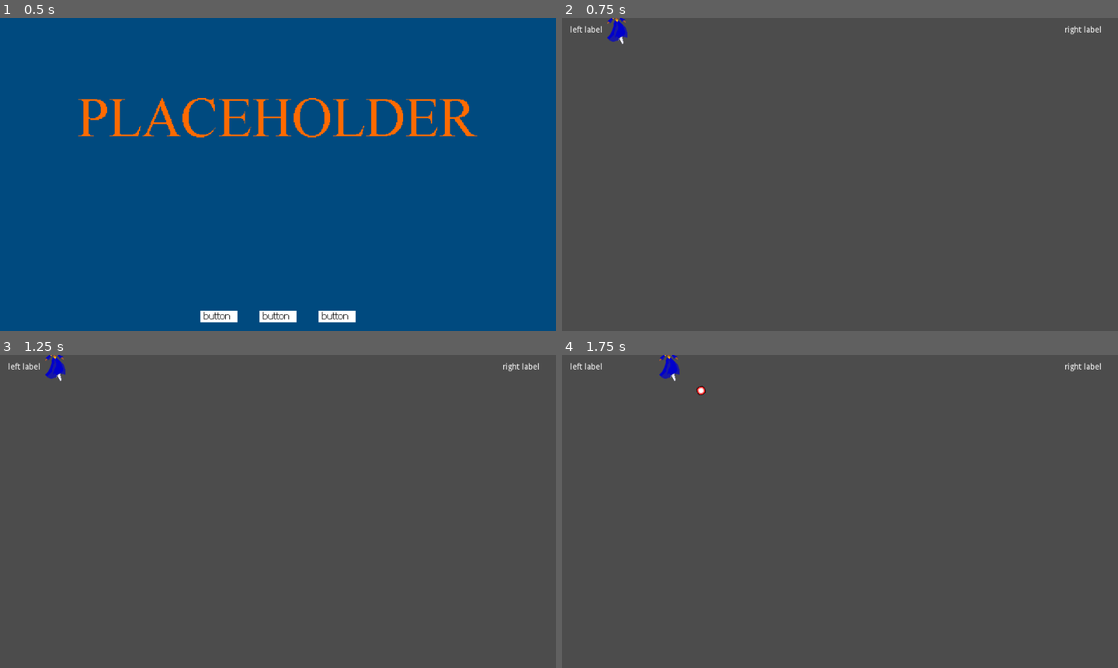
Above: before the commit, frames 1-4 (two rows, left to right).
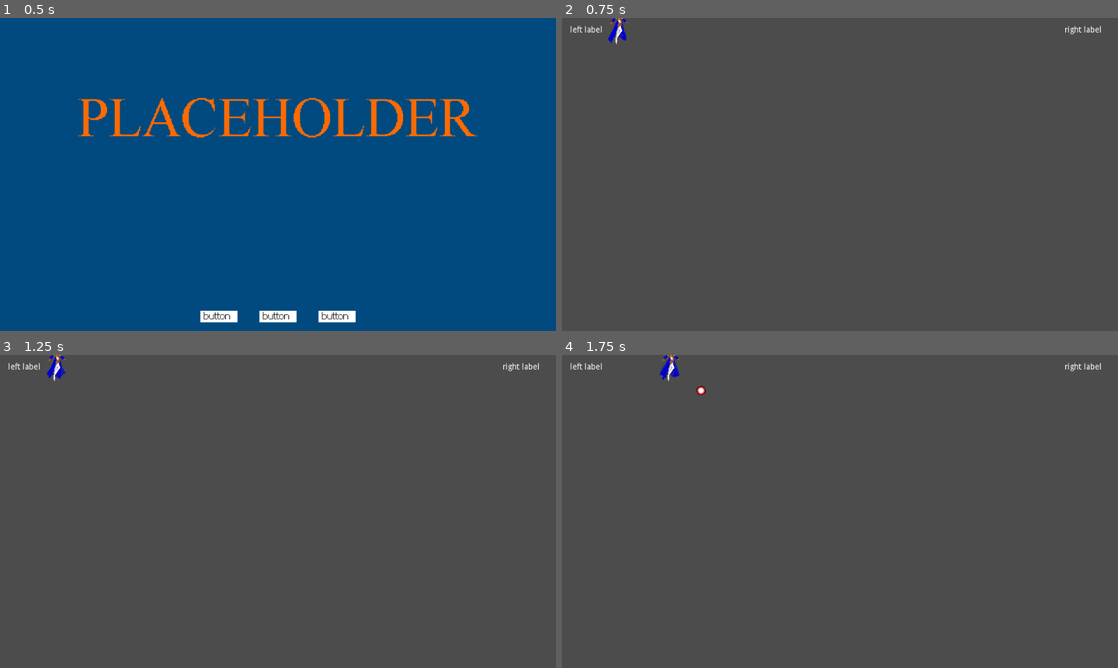
Above: after the commit, the same moments.

Repository: alpacanumerals/LD51
Game: Godot game, scene res://Title.tscn
Same seed, same stepped clock (60 frames per second), same inputs: the game is played once before the commit and once after it.
Inputs (mouse positions are in pixels of both pictures, inside the frame that each line leads up to):
- Up to frame 1 (0.5 s): no input
- Up to frame 2 (0.75 s): click (778, 315) at 0.5 s
- Up to frame 3 (1.25 s): no input
- Up to frame 4 (1.75 s): tap Enter at 1.25 s; move the mouse to (962, 495) at 1.27 s; hold Right (ui_right) from 1.28 s (still down); click (962, 495) at 1.42 s

Frame 1 is identical in both runs. In frame 2, 0.2% of the frame differs, in the area x 8-12%, y 0-9%; in frame 3, 0.2%; in frame 4, 0.2%.

Commit message:
witch face mouse

Diff:
--- a/bullet/bullet.gd
+++ b/bullet/bullet.gd
@@ -5,6 +5,6 @@
 
 # Called when the node enters the scene tree for the first time.
 func _physics_process(delta):
-    velocity = Vector2(speed, 0).rotated(rotation)
+    velocity = Vector2(-speed*delta, 0).rotated(rotation)
 
-    velocity = move_and_slide(velocity)
+    velocity = move_and_collide(velocity)
--- a/player/Player.tscn
+++ b/player/Player.tscn
@@ -12,13 +12,64 @@
 [ext_resource path="res://sprites/witch_bl/witch_bl_10.png" type="Texture" id=10]
 [ext_resource path="res://sprites/witch_bl/witch_bl_02.png" type="Texture" id=11]
 [ext_resource path="res://sprites/witch_bl/witch_bl_01.png" type="Texture" id=12]
+[ext_resource path="res://sprites/witch_br/witch_br_03.png" type="Texture" id=13]
 [ext_resource path="res://player/playerbody.gd" type="Script" id=14]
+[ext_resource path="res://sprites/witch_fr/witch_fr_03.png" type="Texture" id=15]
+[ext_resource path="res://sprites/witch_fr/witch_fr_09.png" type="Texture" id=16]
+[ext_resource path="res://sprites/witch_fl/witch_fl_01.png" type="Texture" id=17]
+[ext_resource path="res://sprites/witch_br/witch_br_09.png" type="Texture" id=18]
+[ext_resource path="res://sprites/witch_fl/witch_fl_04.png" type="Texture" id=19]
+[ext_resource path="res://sprites/witch_fl/witch_fl_10.png" type="Texture" id=20]
+[ext_resource path="res://sprites/witch_fr/witch_fr_04.png" type="Texture" id=21]
+[ext_resource path="res://sprites/witch_fl/witch_fl_09.png" type="Texture" id=22]
+[ext_resource path="res://sprites/witch_fr/witch_fr_10.png" type="Texture" id=23]
+[ext_resource path="res://sprites/witch_fr/witch_fr_11.png" type="Texture" id=24]
+[ext_resource path="res://sprites/witch_br/witch_br_12.png" type="Texture" id=25]
+[ext_resource path="res://sprites/witch_br/witch_br_01.png" type="Texture" id=26]
+[ext_resource path="res://sprites/witch_br/witch_br_02.png" type="Texture" id=27]
+[ext_resource path="res://sprites/witch_br/witch_br_10.png" type="Texture" id=28]
+[ext_resource path="res://sprites/witch_br/witch_br_11.png" type="Texture" id=29]
+[ext_resource path="res://sprites/witch_br/witch_br_08.png" type="Texture" id=30]
+[ext_resource path="res://sprites/witch_fl/witch_fl_02.png" type="Texture" id=31]
+[ext_resource path="res://sprites/witch_fl/witch_fl_06.png" type="Texture" id=32]
+[ext_resource path="res://sprites/witch_fl/witch_fl_08.png" type="Texture" id=33]
+[ext_resource path="res://sprites/witch_fl/witch_fl_11.png" type="Texture" id=34]
+[ext_resource path="res://sprites/witch_fr/witch_fr_01.png" type="Texture" id=35]
+[ext_resource path="res://sprites/witch_fr/witch_fr_05.png" type="Texture" id=36]
+[ext_resource path="res://sprites/witch_br/witch_br_05.png" type="Texture" id=37]
+[ext_resource path="res://sprites/witch_br/witch_br_06.png" type="Texture" id=38]
+[ext_resource path="res://sprites/witch_br/witch_br_04.png" type="Texture" id=39]
+[ext_resource path="res://sprites/witch_fl/witch_fl_05.png" type="Texture" id=40]
+[ext_resource path="res://sprites/witch_br/witch_br_07.png" type="Texture" id=41]
+[ext_resource path="res://sprites/witch_fl/witch_fl_07.png" type="Texture" id=42]
+[ext_resource path="res://sprites/witch_fr/witch_fr_07.png" type="Texture" id=43]
+[ext_resource path="res://sprites/witch_fr/witch_fr_02.png" type="Texture" id=44]
+[ext_resource path="res://sprites/witch_fl/witch_fl_12.png" type="Texture" id=45]
+[ext_resource path="res://sprites/witch_fr/witch_fr_06.png" type="Texture" id=46]
+[ext_resource path="res://sprites/witch_fr/witch_fr_08.png" type="Texture" id=47]
+[ext_resource path="res://sprites/witch_fl/witch_fl_03.png" type="Texture" id=48]
+[ext_resource path="res://sprites/witch_fr/witch_fr_12.png" type="Texture" id=49]
 
 [sub_resource type="SpriteFrames" id=1]
 animations = [ {
 "frames": [ ExtResource( 12 ), ExtResource( 11 ), ExtResource( 1 ), ExtResource( 2 ), ExtResource( 3 ), ExtResource( 5 ), ExtResource( 8 ), ExtResource( 4 ), ExtResource( 7 ), ExtResource( 10 ), ExtResource( 9 ), ExtResource( 6 ) ],
 "loop": true,
 "name": "back_left",
+"speed": 5.0
+}, {
+"frames": [ ExtResource( 26 ), ExtResource( 27 ), ExtResource( 13 ), ExtResource( 39 ), ExtResource( 37 ), ExtResource( 38 ), ExtResource( 41 ), ExtResource( 30 ), ExtResource( 18 ), ExtResource( 28 ), ExtResource( 29 ), ExtResource( 25 ) ],
+"loop": true,
+"name": "back_right",
+"speed": 5.0
+}, {
+"frames": [ ExtResource( 17 ), ExtResource( 31 ), ExtResource( 48 ), ExtResource( 19 ), ExtResource( 40 ), ExtResource( 32 ), ExtResource( 42 ), ExtResource( 33 ), ExtResource( 22 ), ExtResource( 20 ), ExtResource( 34 ), ExtResource( 45 ) ],
+"loop": true,
+"name": "front_left",
+"speed": 5.0
+}, {
+"frames": [ ExtResource( 35 ), ExtResource( 44 ), ExtResource( 15 ), ExtResource( 21 ), ExtResource( 36 ), ExtResource( 46 ), ExtResource( 43 ), ExtResource( 47 ), ExtResource( 16 ), ExtResource( 23 ), ExtResource( 24 ), ExtResource( 49 ) ],
+"loop": true,
+"name": "front_right",
 "speed": 5.0
 } ]
 
@@ -31,7 +82,7 @@
 
 [node name="AnimatedSprite" type="AnimatedSprite" parent="."]
 frames = SubResource( 1 )
-animation = "back_left"
+animation = "front_right"
 
 [node name="CollisionShape2D" type="CollisionShape2D" parent="."]
 shape = SubResource( 2 )
--- a/player/playerbody.gd
+++ b/player/playerbody.gd
@@ -7,6 +7,9 @@
 
 signal shoot(bullet, direction, location)
 var Bullet = preload("res://bullet/Bullet.tscn")
+
+func _ready():
+    $AnimatedSprite.play()
 
 func process_movement_input():
     velocity = Vector2()
@@ -29,4 +32,19 @@
     process_movement_input()
     velocity = move_and_slide(velocity)
 
-    direction_to_mouse = get_global_mouse_position().angle_to_point(global_position)
+    direction_to_mouse = global_position.angle_to_point(get_global_mouse_position())
+    set_animation(direction_to_mouse)
+
+func set_animation(direction_to_mouse):
+    if (direction_to_mouse > 0 && direction_to_mouse < PI/2):
+        $AnimatedSprite.animation = "back_left"
+        #$AnimatedSprite.play()
+    if (direction_to_mouse > PI/2):
+        $AnimatedSprite.animation = "back_right"
+        #$AnimatedSprite.play()
+    if (direction_to_mouse < 0 && direction_to_mouse > -PI/2):
+        $AnimatedSprite.animation = "front_left"
+        #$AnimatedSprite.play()
+    if (direction_to_mouse < -PI/2):
+        $AnimatedSprite.animation = "front_right"
+        #$AnimatedSprite.play()
Not shown: 1 places in player/Player.tscn that only renumber resources
Not shown, added: sprites/mobs/mob_a.png.import
